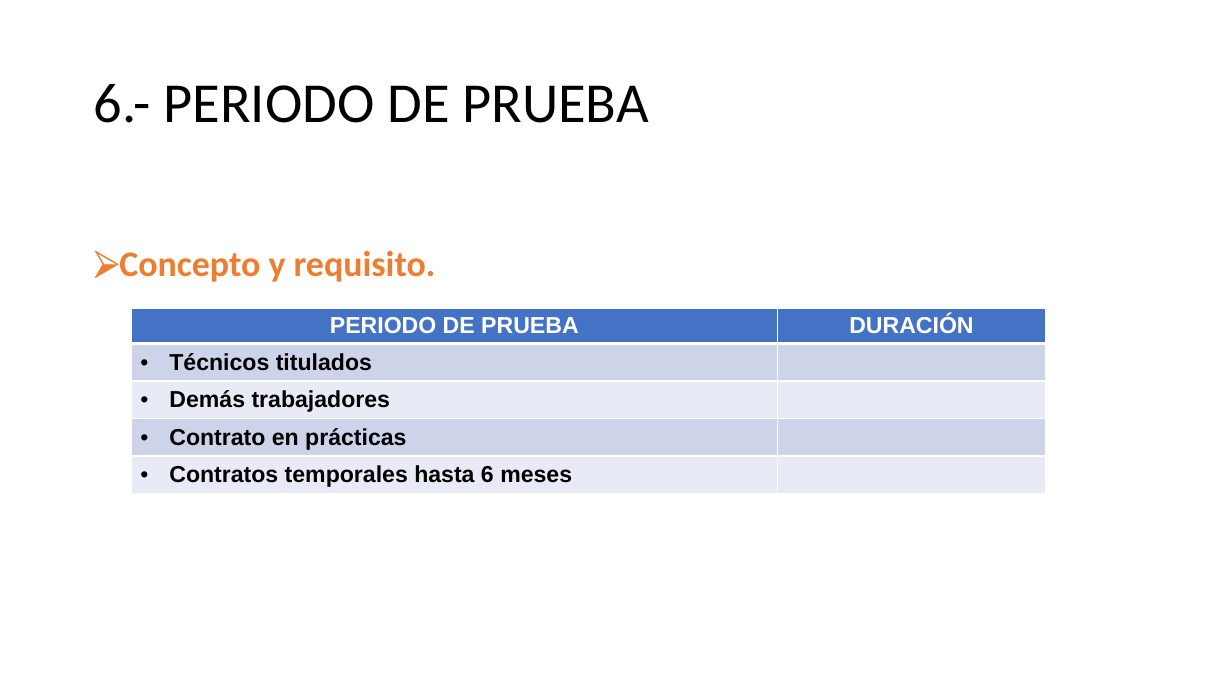
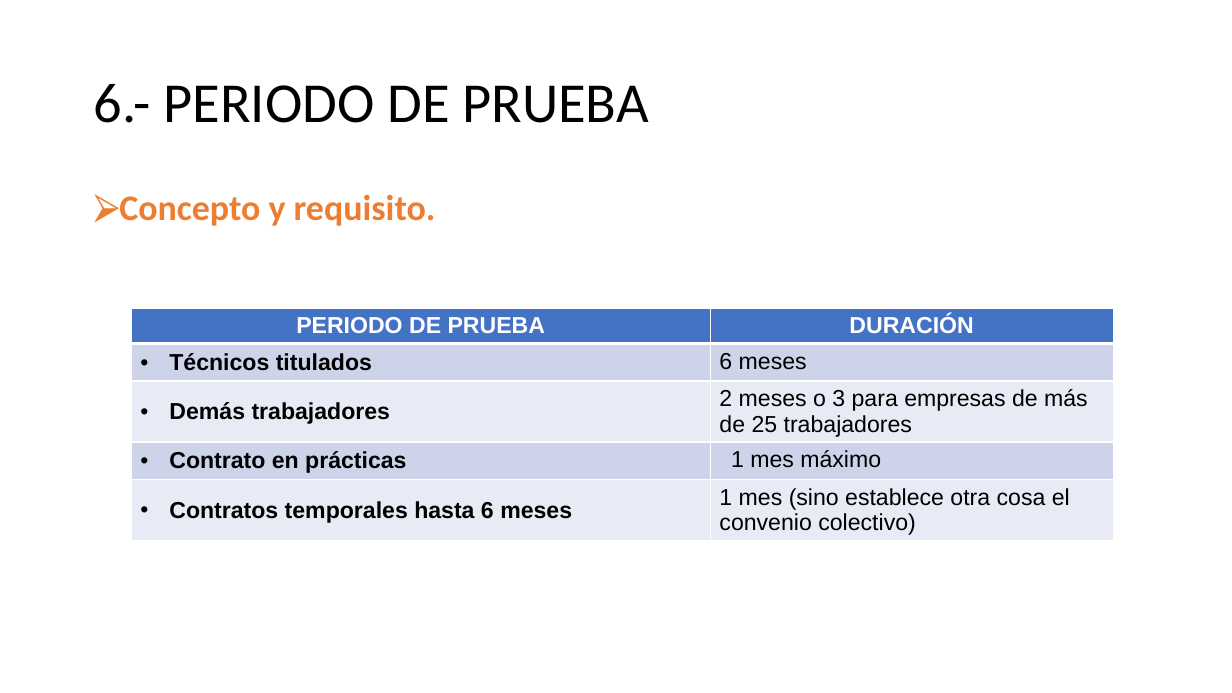
Before and after one commit to DiMaPaGa/daw1, a slide deck: slide 15 of PROGRAMACION/FOL/TEMA 1 FOL ALUMNOS.pptx. Drawn at 1232x693 pixels with LibreOffice and Linux fonts; fonts in the diff are those of the drawing. Boxes give left, top, right and bottom in pixels: in the first picture for what was removed or moved away, otherwise in the second. Text is boxed around its words. In the diff, an @@ line names an element or a change of style, - is before the commit and + after.

```diff
--- a/PROGRAMACION/FOL/TEMA 1 FOL ALUMNOS.pptx
+++ b/PROGRAMACION/FOL/TEMA 1 FOL ALUMNOS.pptx
@@ text "Concepto y requisito." moved from (x1=119, y1=251, x2=436, y2=282) to (x1=119, y1=195, x2=436, y2=226) @@
@@ table at (x1=131, y1=309, x2=1114, y2=550) @@
-row 2, column 2: 
+row 2, column 2: 6 meses
-row 3, column 2: 
+row 3, column 2: 2 meses o 3 para empresas de más de 25 trabajadores
-row 4, column 2: 
+row 4, column 2: 1 mes máximo
-row 5, column 2: 
+row 5, column 2: 1 mes (sino establece otra cosa el convenio colectivo)
@@ table resized from (x1=131, y1=309, x2=1045, y2=495) to (x1=131, y1=309, x2=1114, y2=550) @@
```
Also in this commit, not shown: 5 other slides changed, 7 other files.
